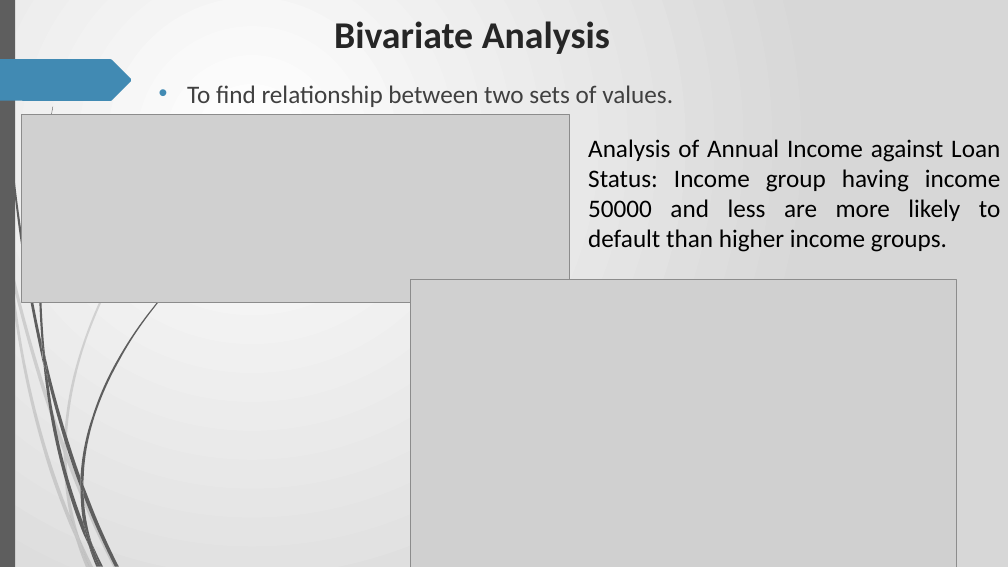
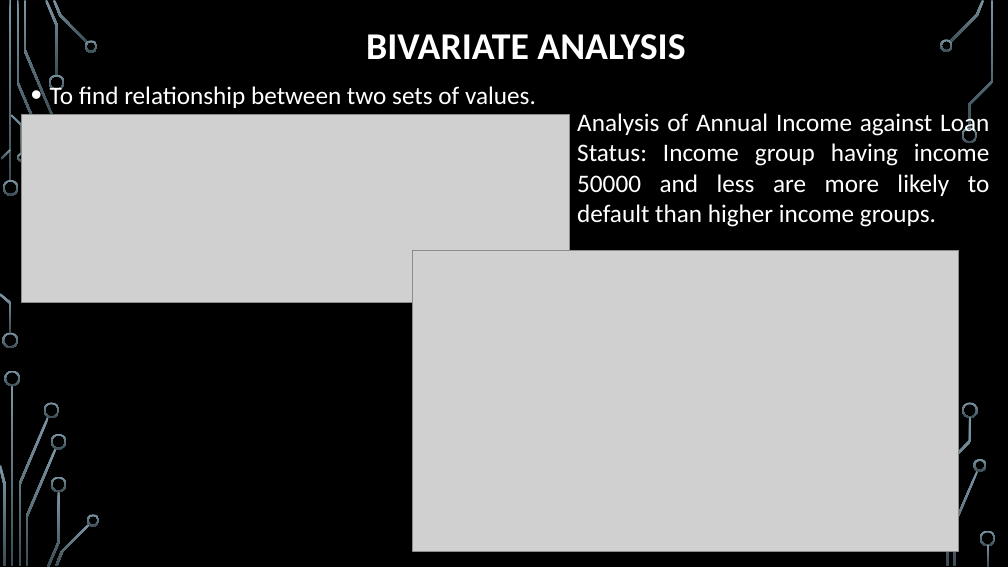
Before and after one commit to RavishankarDuMCA10/LendingClubCaseStudy, a slide deck: slide 12 of Case_Study.pptx (slide 33 before the commit). Drawn at 1008x567 pixels with LibreOffice and Linux fonts; fonts in the diff are those of the drawing; grey boxes stand for pictures; background and template pictures are left out. Boxes give left, top, right and bottom in pixels: in the first picture for what was removed or moved away, otherwise in the second. Text is boxed around its words. In the diff, an @@ line names an element or a change of style, - is before the commit and + after.

```diff
--- a/Case_Study.pptx
+++ b/Case_Study.pptx
@@ background gradient #FFFFFF to #D7D7D7 to picture (left out) @@
@@ rectangle removed at (0,0,15,567) @@
@@ title "BIVARIATE ANALYSIS" at (366,34,685,60): vertical alignment top to middle @@
@@ freeform shape removed at (0,59,132,101) @@
@@ title at (366,34,685,60): text changed; text colour #262626 to #FFFFFF @@
-Bivariate Analysis
+BIVARIATE ANALYSIS
@@ text "To find relationship between two ...": place and size @@
-text "To find relationship between two ..." at (187,85,673,107)
+text "To find relationship between two ..." at (50,83,536,110)
@@ text "To find relationship between two ..." at (50,83,536,110): text colour #404040 to #FFFFFF; indent changed; line spacing 1 to 1.2 @@
@@ text "Analysis of Annual Income against ...": place and size @@
-text "Analysis of Annual Income against ..." at (588,139,1000,252)
+text "Analysis of Annual Income against ..." at (577,111,989,227)
@@ text "Analysis of Annual Income against ..." at (577,111,989,227): text colour #000000 to #FFFFFF @@
@@ picture: place and size @@
-picture at (411,280,957,567)
+picture at (413,250,959,551)
@@ fill #5E5E5E to gradient #7C96A3 to #3B4C54 in 5 elements at (55,523,90,566), (51,476,67,492), (87,514,100,526), (18,417,48,566), (0,293,11,333) @@
@@ freeform shape: place and size @@
-freeform shape at (42,340,48,382)
+freeform shape at (0,293,11,333)
@@ freeform shape: place and size @@
-freeform shape at (43,361,88,546)
+freeform shape at (18,417,48,566)
@@ freeform shape: place and size @@
-freeform shape at (67,451,117,567)
+freeform shape at (26,448,57,566)
@@ fill #5E5E5E at 20% opacity to gradient #7C96A3 to #3B4C54 in 3 elements at (26,448,57,566), (47,492,60,567), (51,434,67,450) @@
@@ freeform shape: place and size @@
-freeform shape at (64,443,67,461)
+freeform shape at (51,434,67,450)
@@ freeform shape: place and size @@
-freeform shape at (80,477,83,496)
+freeform shape at (51,476,67,492)
@@ freeform shape: place and size @@
-freeform shape at (64,453,79,538)
+freeform shape at (47,492,60,567)
@@ group removed at (2,0,197,567): 7 freeform shapes @@
@@ freeform shape: place and size @@
-freeform shape at (83,523,101,566)
+freeform shape at (55,523,90,566)
@@ group removed at (0,116,236,567): 7 freeform shapes @@
@@ freeform shape: place and size @@
-freeform shape at (92,544,104,567)
+freeform shape at (87,514,100,526)
@@ group added at (0,0,996,566): 23 freeform shapes, 3 rectangles @@
```
Also in this commit, not shown: 15 other slides changed, 4 slides added, 27 slides removed.
